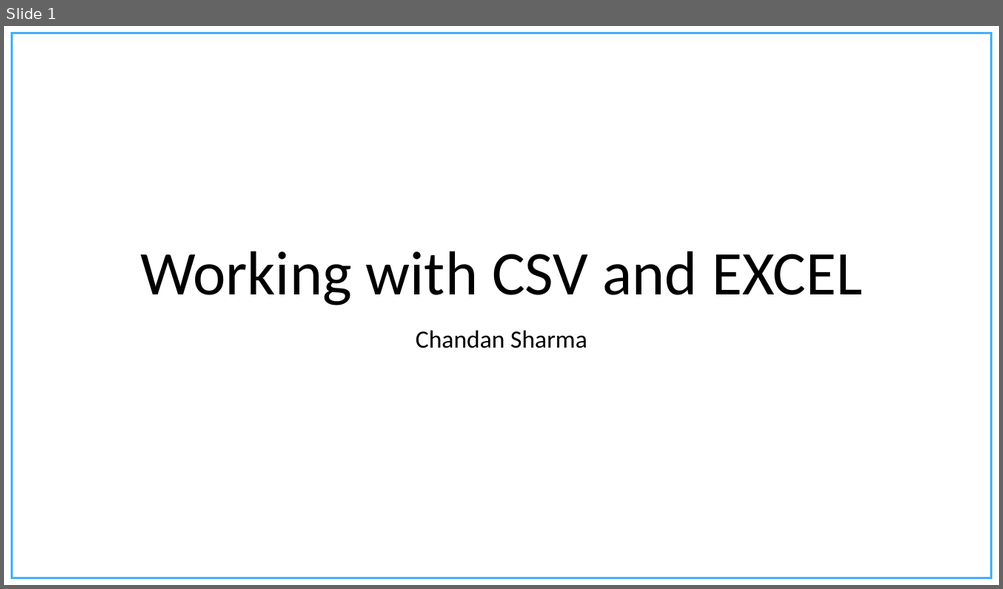
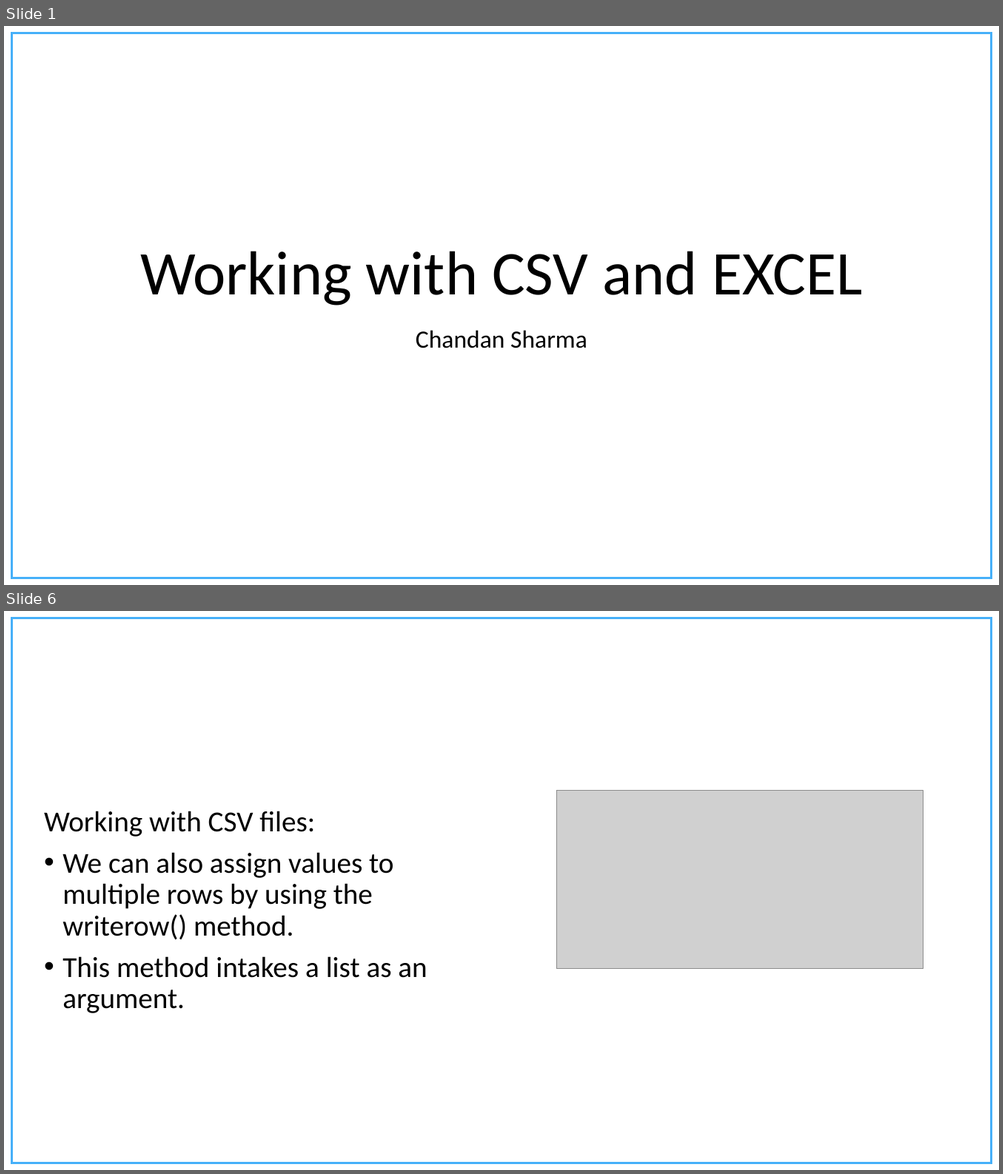
Before and after one commit to chandanNapster/PythonDevWork, a slide deck: Course Material/Presentations/Working with CSV files.pptx. Shown one above the other, each under a label of ours: slide 1 before the commit, slides 1 and 6 after it; the slides between them are not shown. The pictures are 1003x589 and 1003x1174 pixels, drawn with LibreOffice and Linux fonts; fonts in the diff are those of the drawing; grey boxes stand for pictures; background and template pictures are left out. Boxes give left, top, right and bottom in pixels: in the first picture for what was removed or moved away, otherwise in the second. Text is boxed around its words. In the diff, an @@ line names an element or a change of style, - is before the commit and + after.

```diff
--- a/Course Material/Presentations/Working with CSV files.pptx
+++ b/Course Material/Presentations/Working with CSV files.pptx
@@ slide 6 added at (4,611,999,1170), background #FFFFFF; not listed: 1 template element that a slide beside it also shows @@
@@ picture added at (556,791,923,969) @@
@@ text added at (44,811,427,1014), 28 pt, text #000000 @@
+Working with CSV files:
+• We can also assign values to multiple rows by using the writerow() method.
+• This method intakes a list as an argument.
```
Also in this commit, not shown: 15 other slides added, 7 slides removed, 14 other files.
